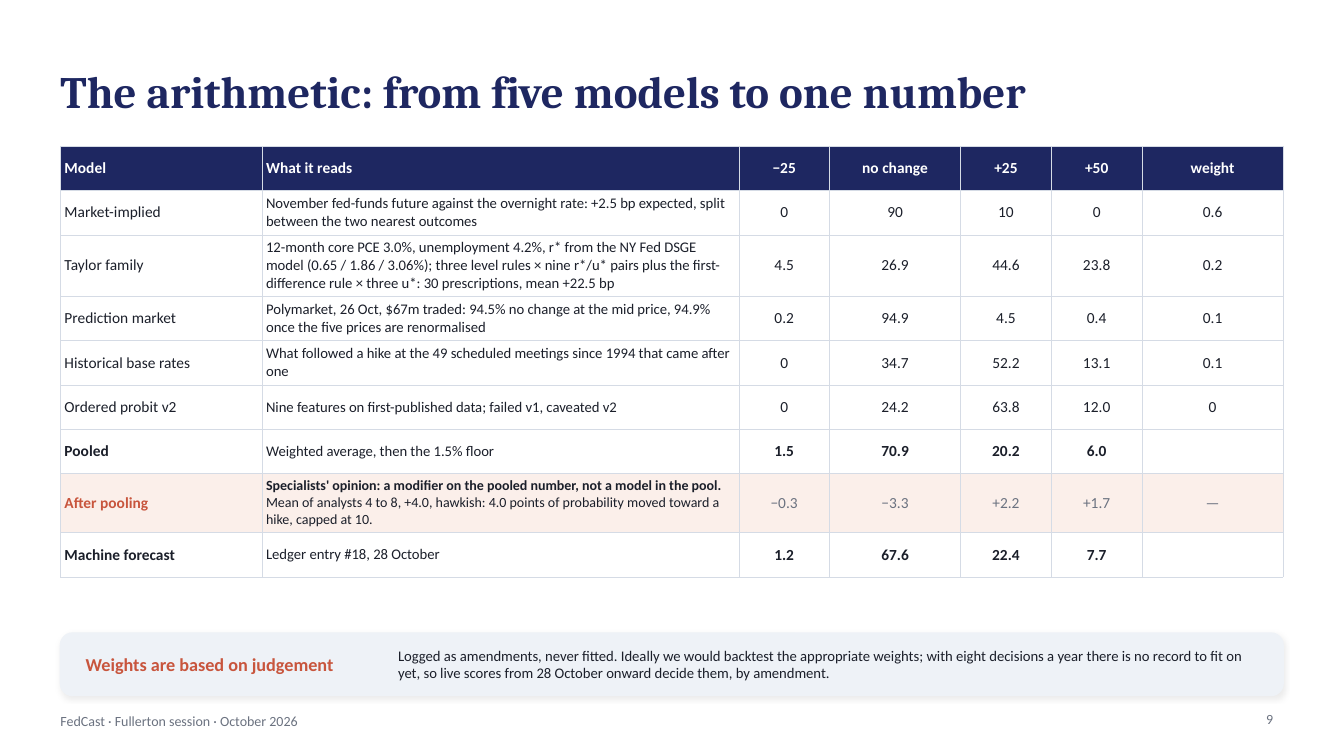
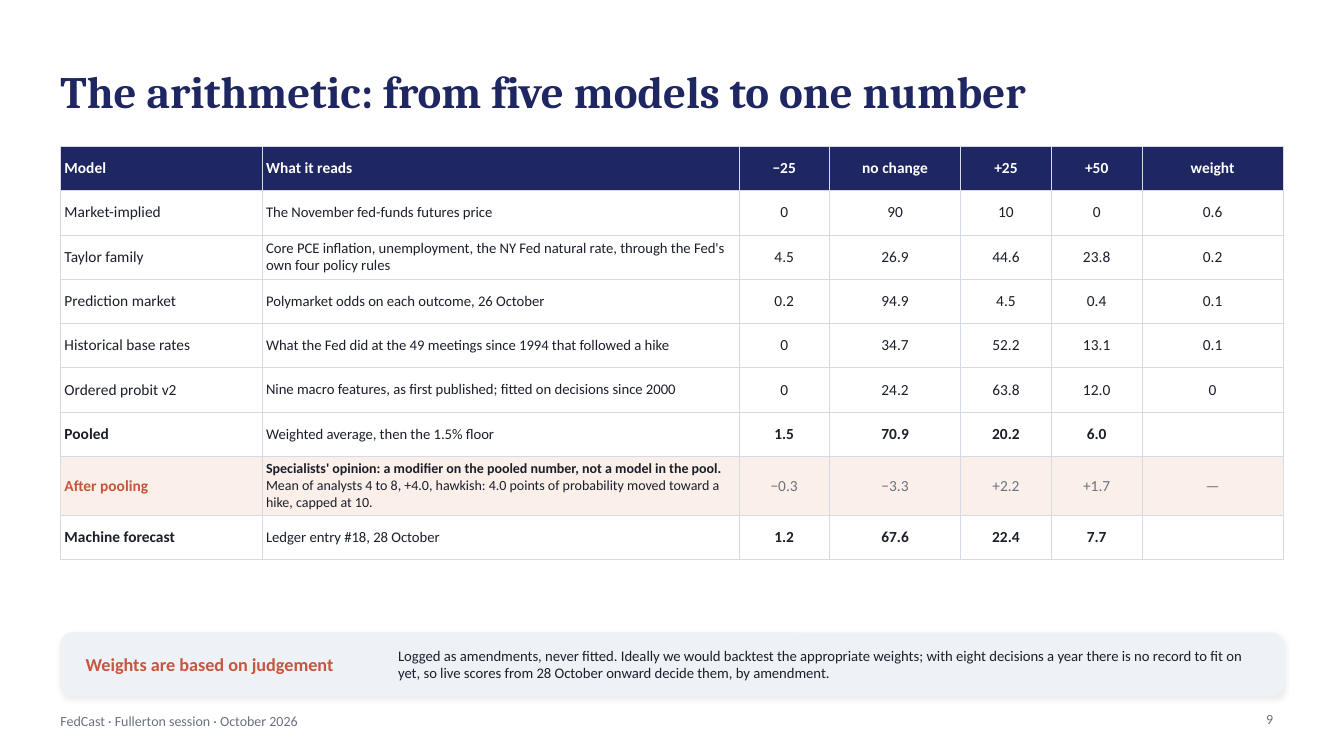
Before and after one commit to kmt112/fed-forecast, a slide deck: slide 9 of docs/FedCast_Fullerton.pptx. Drawn at 1344x756 pixels with LibreOffice and Linux fonts; fonts in the diff are those of the drawing. Boxes give left, top, right and bottom in pixels: in the first picture for what was removed or moved away, otherwise in the second. Text is boxed around its words. In the diff, an @@ line names an element or a change of style, - is before the commit and + after.

```diff
--- a/docs/FedCast_Fullerton.pptx
+++ b/docs/FedCast_Fullerton.pptx
@@ table at (x1=60, y1=146, x2=1284, y2=576) @@
-row 2, column 2: November fed-funds future against the overnight rate: +2.5 bp expected, split between the two nearest outcomes
+row 2, column 2: The November fed-funds futures price
-row 3, column 2: 12-month core PCE 3.0%, unemployment 4.2%, r* from the NY Fed DSGE model (0.65 / 1.86 / 3.06%); three level rules × nine r*/u* pairs plus the first-difference rule × three u*: 30 prescriptions, mean +22.5 bp
+row 3, column 2: Core PCE inflation, unemployment, the NY Fed natural rate, through the Fed's own four policy rules
-row 4, column 2: Polymarket, 26 Oct, $67m traded: 94.5% no change at the mid price, 94.9% once the five prices are renormalised
+row 4, column 2: Polymarket odds on each outcome, 26 October
-row 5, column 2: What followed a hike at the 49 scheduled meetings since 1994 that came after one
+row 5, column 2: What the Fed did at the 49 meetings since 1994 that followed a hike
-row 6, column 2: Nine features on first-published data; failed v1, caveated v2
+row 6, column 2: Nine macro features, as first published; fitted on decisions since 2000
```
Also in this commit, not shown: 2 other slides changed, 1 slide added, 2 other files.
